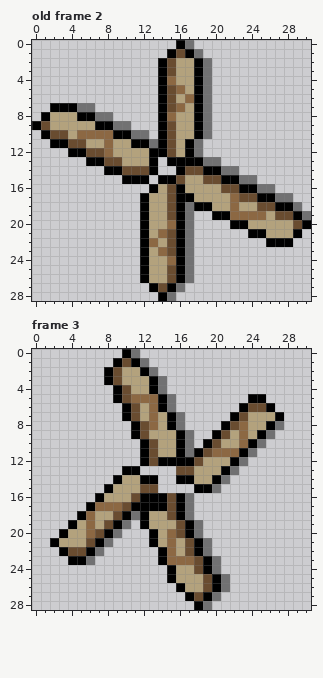
Two versions of one pixel-art file, dev/windmill-blades.aseprite. That is the earlier state.
31x29 pixels, 3 frames. Shown: old frame 2, frame 3. The commit also changed other frames, which this record leaves out.
And afterwards:
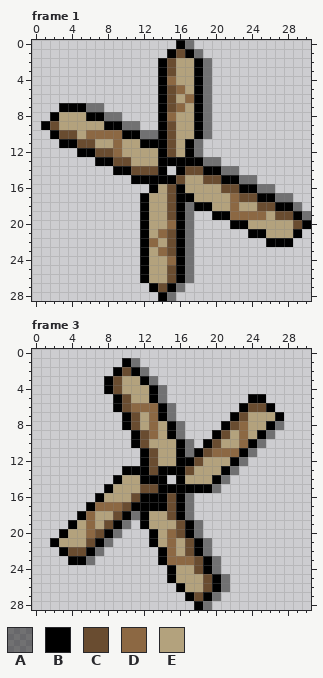
Palette (. is transparent): A #00000073  B #000000  C #694c30  D #8c6843  E #b3a27d
A new or re-ordered frame is compared with the old frame closest to it.
What changed:
frames re-ordered
Frame 1 against old frame 2, layers "Shadow", "Outline", "Blades":
Colour A is added in row 7 at x 7; in row 8 at x 9; in row 9 at x 11; in row 10 at x 13.
Colour B is added in rows 13 to 14 at x 14; in row 15 at x 13.
Colour B replaces colour A in row 7 at x 5; in row 8 at x 7; in row 9 at x 9; in row 10 at x 11; in row 11 at x 13.
Colour B replaces colour C in row 9 at x 1; in row 10 at x 2; in row 11 at x 4; in row 12 at x 6; in row 13 at x 8; in row 14 at x 10.
Colour B replaces colour E in row 8 at x 2.
Colour C replaces colour B in row 14 at x 13.
Colour C replaces colour D in row 12 at x 8.
Colour C replaces colour E in row 9 at x 2; in row 10 at x 4; in row 11 at x 6; in row 13 at x 10.
Colour D replaces colour B in row 10 at x 9.
Colour D replaces colour E in rows 11 to 12 at x 9.
Colour E replaces colour B in row 8 at x 5; in row 9 at x 7; in row 11 at x 11; in rows 12 to 13 at x 13.
Colour E replaces colour D in row 10 at x 5; in row 11 at x 8.
Colour B is removed in row 7 at x 2; in row 8 at x 1; in row 9 at x 0; in row 10 at x 1; in row 11 at x 2; in row 12 at x 4.
Colour B is removed in row 13 at x 6; in row 14 at x 8; in row 15 at x 10.
Frame 3, layers "Shadow", "Outline", "Blades":
Colour A replaces colour B in row 1 at x 11; in row 2 at x 12; in row 3 at x 13; in row 5 at x 14; in row 7 at x 15; in row 9 at x 16.
Colour B is added in row 4 at x 8; in row 6 at x 9; in row 8 at x 10; in row 10 at x 11; in row 13 at x 12 and 14 to 15; in row 14 at x 14.
Colour B is added in row 15 at x 14 to 17.
Colour B replaces colour C in row 1 at x 10; in row 2 at x 9; in row 13 at x 16.
Colour B replaces colour D in row 5 at x 13.
Colour B replaces colour E in row 2 at x 11; in row 3 at x 12; in row 7 at x 14; in row 9 at x 15.
Colour C is added in row 13 at x 13.
Colour C replaces colour B in row 4 at x 9; in row 6 at x 10; in row 8 at x 11; in row 10 at x 12.
Colour C replaces colour E in row 2 at x 10.
Colour D replaces colour C in row 6 at x 11.
Colour D replaces colour E in row 6 at x 12; in row 9 at x 13.
Colour E replaces colour B in row 12 at x 14 to 15; in row 14 at x 17.
Colour E replaces colour C in row 4 at x 10; in row 8 at x 12; in row 10 at x 13.
Colour E replaces colour D in row 5 at x 11 to 12.
Colour A is removed in row 0 at x 11; in row 1 at x 12; in row 2 at x 13; in row 3 at x 14; in row 5 at x 15; in row 7 at x 16.
Colour A is removed in row 9 at x 17.
Colour B is removed in row 0 at x 10; in row 1 at x 9; in row 2 at x 8.
Pixel boxes of the changes (left, top, right, bottom) in both pictures:
changed: (32, 103, 167, 184)
changed: (104, 349, 194, 493)
